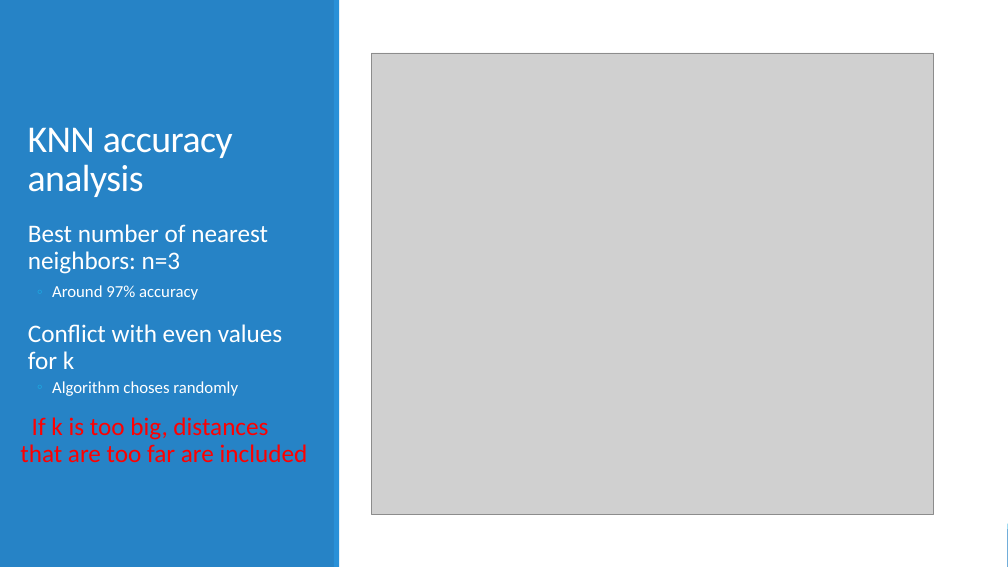
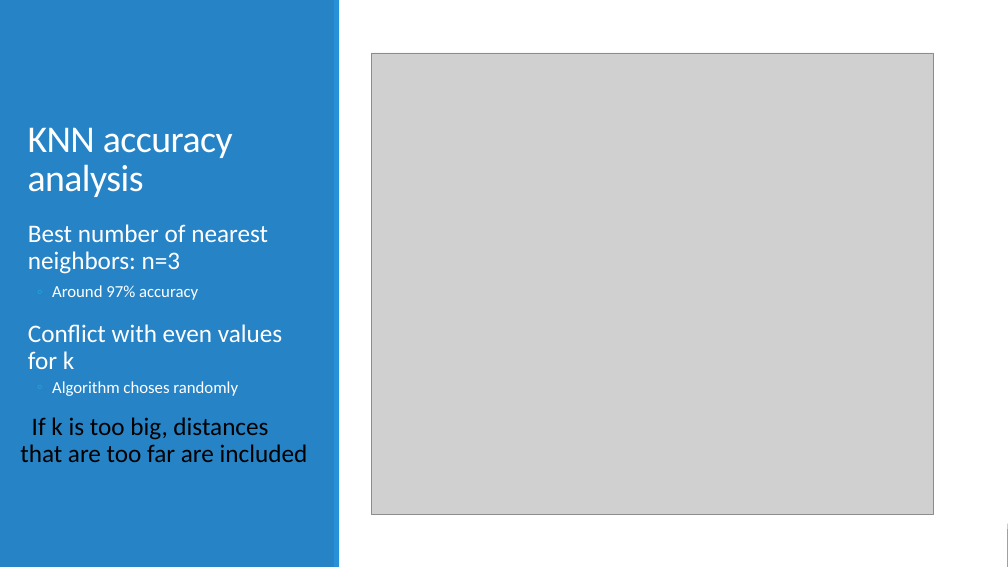
Before and after one commit to datascience-mobi/project-03-group-01, a slide deck: slide 4 of presentation_digit_recog2.pptx. Drawn at 1008x567 pixels with LibreOffice and Linux fonts; fonts in the diff are those of the drawing; grey boxes stand for pictures. Boxes give left, top, right and bottom in pixels: in the first picture for what was removed or moved away, otherwise in the second. Text is boxed around its words. In the diff, an @@ line names an element or a change of style, - is before the commit and + after.

Commit message:
presentation changed color

```diff
--- a/presentation_digit_recog2.pptx
+++ b/presentation_digit_recog2.pptx
@@ text at [20,417,308,462]: text colour #FF0000 to #000000 in "If k is too big, distances that ..." @@
```
